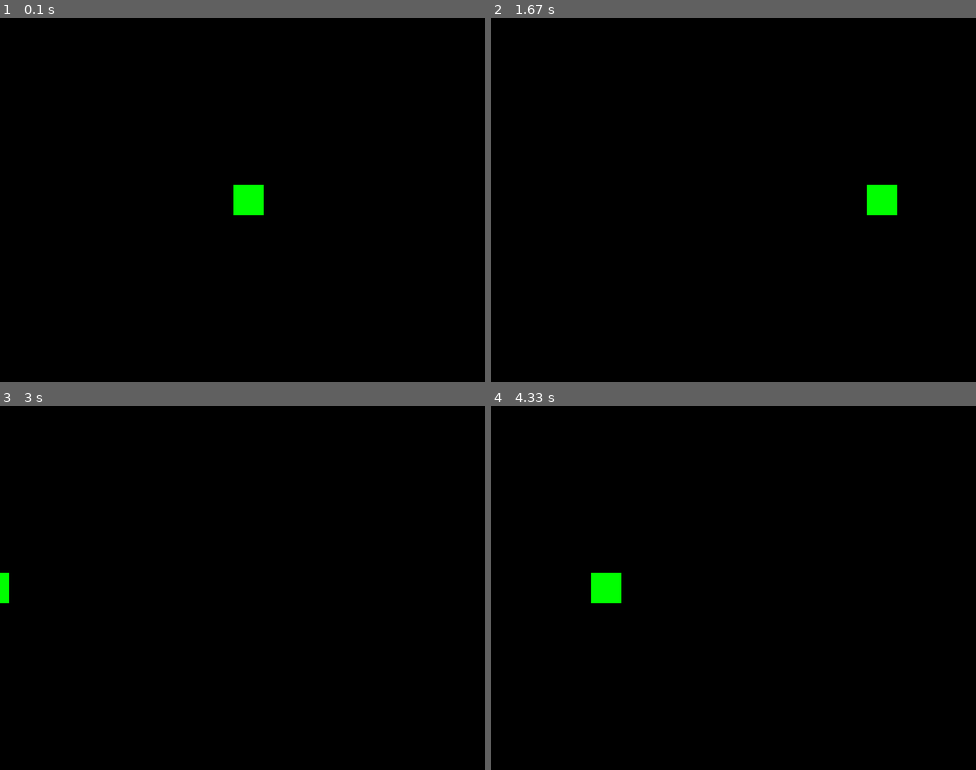
Above: before the commit, frames 1-4 (two rows, left to right).
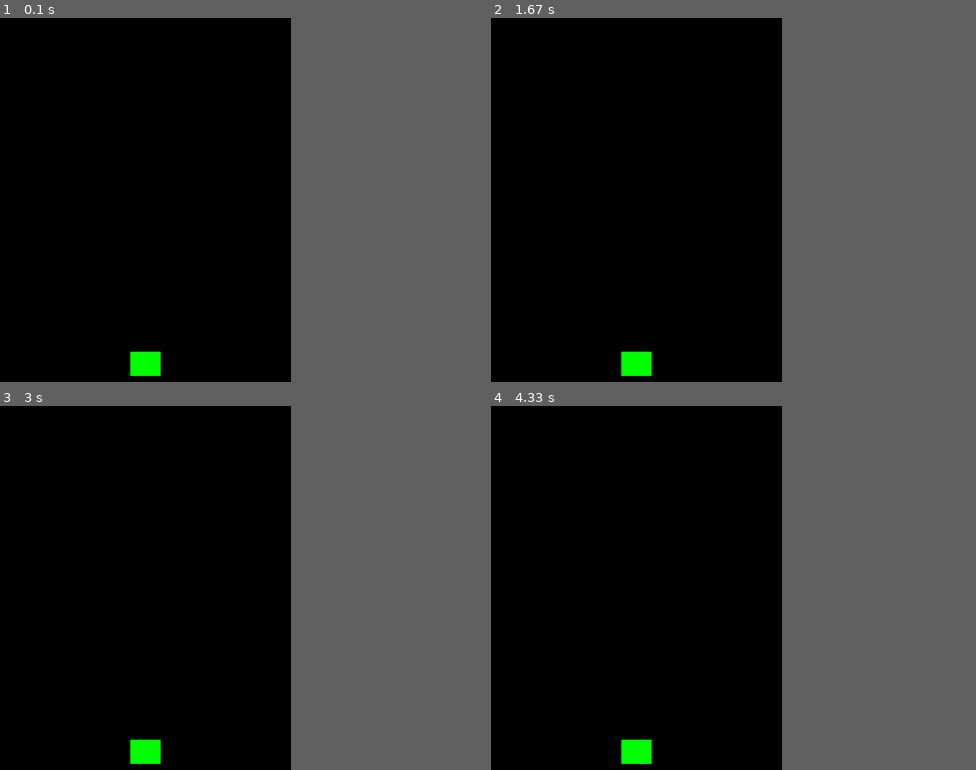
Above: after the commit, the same moments.

Repository: N8TH4N/myPyGameApp
Game: pygame game, started from myGameApp.py
Same seed, same stepped clock (60 frames per second), same inputs: the game is played once before the commit and once after it.
Inputs:
- Up to frame 1 (0.1 s): no input
- Up to frame 2 (1.67 s): no input
- Up to frame 3 (3 s): no input
- Up to frame 4 (4.33 s): no input
The window is 800x600 before the commit and 480x600 after it. Grey fills any space a smaller window leaves; there, only what the larger window draws over its background counts as a difference.

The runs differ from the first frame. In frame 1, 0.9% of the frame differs, in the area x 26-55%, y 45-99%; in frame 2, 0.9%; in frame 3, 0.6%; in frame 4, 0.9%.

Commit message:
Quick Save

Diff:
--- a/myGameApp.py
+++ b/myGameApp.py
@@ -4,8 +4,8 @@
 import random
 
 #parameters
-WIDTH,HEIGHT,FPS = (800,600,30)
-
+WIDTH,HEIGHT,FPS = (480,600,60)
+#60 fps makes it fast and smooth
 #define colours
 WHITE = (255,255,255)
 BLACK = (0,0,0)
@@ -20,15 +20,17 @@
         #contrustor
         pg.sprite.Sprite.__init__(self)
         #gives you a surface to draw on
-        self.image = pg.Surface((50,50))
+        self.image = pg.Surface((50,40))
         self.image.fill(GREEN)
         #useful for moving, size, position and collision
         self.rect = self.image.get_rect() #looks at the image and gets its rect
         self.rect.center = (WIDTH/2,HEIGHT/2) #places image in the centre
-
+        self.rect.bottom = HEIGHT-10 #puts it 10px from the bottom of the screen
+        #needs to move side to side so we need speed
+        self.speedx = 0
     def update(self):
-        #move the sprite
-        self.rect.x +=5
+        #move the sprite at a speed set by controls
+        self.rect.x += self.speedx
         #to ensure it does not run off screen
         if self.rect.left > WIDTH:
             self.rect.right = 0
